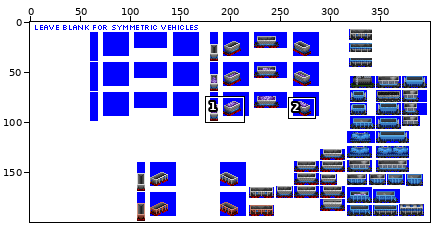
Edited in one commit: sprite sheet (src/graphics/pony/hopper_car_pony_gen_4B.png). The first picture is a wide view before the edit; the outline marks the close-up.
Close-up. Old version:
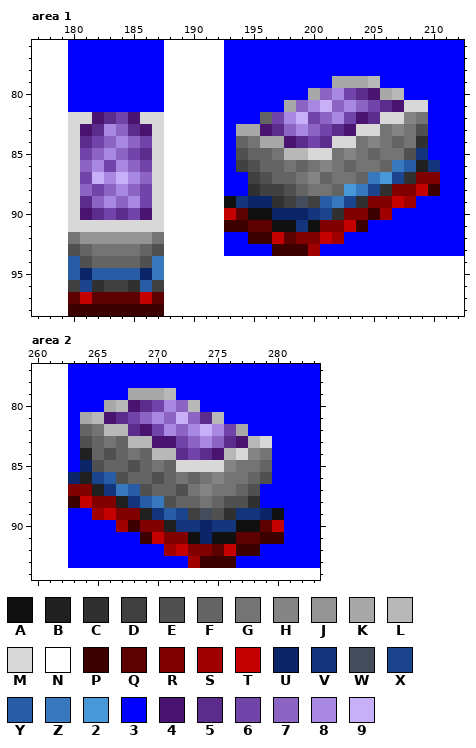
The file is 400x200 pixels. Shown: area 1: x 177..212, y 76..98; area 2: x 260..283, y 77..94. The commit also changed other parts of the picture, which this record leaves out.
Palette (. is transparent): A #101010  B #202020  C #303030  D #404040  E #505050  F #646464  G #747474  H #848484  J #949494  K #a8a8a8  L #b8b8b8  M #d8d8d8  N #ffffff  P #3c0000  Q #5c0000  R #800000  S #a00000  T #c40000  U #0c2468  V #14347c  W #444c5c  X #1c448c  Y #285ca4  Z #3878bc  2 #4898d8  3 #0000ff  4 #481470  5 #5c2c8c  6 #7044a8  7 #8c64c4  8 #a888e0  9 #c8b0f8
Pixels before, area 1, first column x 177:
76 NNN33333333NNNNN33333333333333333333
77 NNN33333333NNNNN33333333333333333333
78 NNN33333333NNNNN33333333333333333333
79 NNN33333333NNNNN333333333KKKL3333333
80 NNN33333333NNNNN3333333K78654KL33333
81 NNN33333333NNNNN33333K789787654MM333
82 NNNMM4564MMNNNNN333F689678645MMHG333
83 NNNM458754MNNNNN3KK45787654MMGHGE333
84 NNNM567876MNNNNN3FGKK4565MMGHGFGC333
85 NNNM678765MNNNNN3EFFGLLMMGHGFGGEV333
86 NNNM786876MNNNNN3DEFFGFGHGFGGFZYBV33
87 NNNM698987MNNNNN33DEFFGHFGGFZ2XCRR33
88 NNNM767876MNNNNN33CDDEFGGF2ZXCRRTP33
89 NNNM578786MNNNNNAVUUCDWDYZXCRRTS3333
90 NNNM456564MNNNNNTQAAUUUVXCRRPS333333
91 NNNMMMMMMMMNNNNNPPQQAAVARRTP33333333
92 NNNGJJJJJJGNNNNN33PPTQRRTS3333333333
93 NNNEFGGGGFENNNNN3333PPPS333333333333
94 NNNYEFFFFEZNNNNNNNNNNNNNNNNNNNNNNNNN
95 NNNYUYYYYUZNNNNNNNNNNNNNNNNNNNNNNNNN
96 NNNDXCDDCYDNNNNNNNNNNNNNNNNNNNNNNNNN
97 NNNQTQQQQTQNNNNNNNNNNNNNNNNNNNNNNNNN
98 NNNPPPPPPPPNNNNNNNNNNNNNNNNNNNNNNNNN
Pixels before, area 2, first column x 260:
77 NNN333333333333333333333
78 NNN333333333333333333333
79 NNN33333KKKL333333333333
80 NNN333KL45687L3333333333
81 NNN3KL456787975L33333333
82 NNN3FGLL546878986K333333
83 NNN3EFGFLL44678754LM3333
84 NNN3BFEFGFLL5654LMHG3333
85 NNN3UEFFEFGFMMMMHGGF3333
86 NNNUBXYEFFEFGFGHGGFE3333
87 NNNRRBVZYEFFEGHGGFE33333
88 NNNPTRRBVYZEFFGFEEC33333
89 NNN33STRRBVYXDWECVVUA333
90 NNN3333SPRRBVVUVVAAQT333
91 NNN333333PTRRAUAAQQPP333
92 NNN33333333STRRQTPP33333
93 NNN3333333333SPPP3333333
94 NNNNNNNNNNNNNNNNNNNNNNNN
The result:
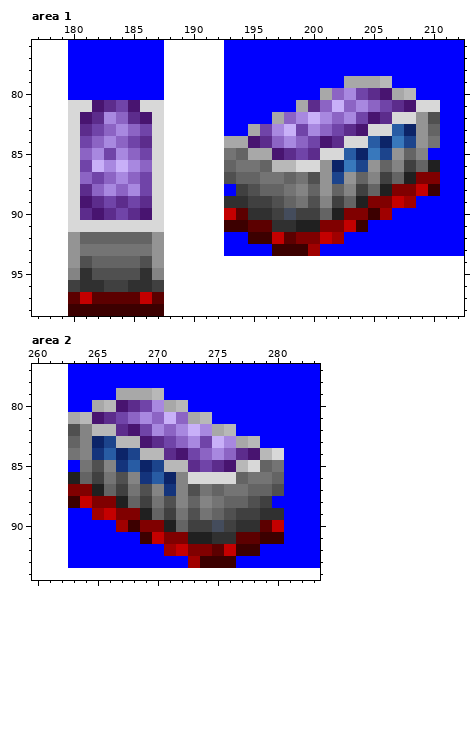
Change:
Changed rows in their new state; - is an unchanged pixel.
Area 1:
first column x 180:
79 ----------------------3--KL----
80 --------------------3K78654KL--
81 MM4564MM----------3K579787654-M
82 -458754---------3K789878645-MJE
83 -567876-------3-689687654-MYUJF
84 -678765------KK45787-45-MYUZXJG
85 -786876------GFKK4565-MYUZXJFH-
86 -698987------FGG-LLMMJUZXJ-HDFB
87 -767876------EFFGG--EJXJ-HDFB--
88 -57878--------DEFFGHFJ-HDFB----
89 -456565------CCDDEFGEHDFB------
90 -54565---------CCDWDDFB--------
91 -----------------CCBB----------
92 JFFFFFFJ-----------------------
93 JG----GJ-----------------------
94 J------J-----------------------
95 HCEEEECH-----------------------
96 -C----C------------------------
Area 2:
first column x 263:
79 ----K--L3---------
80 --KL4568KL3-------
81 KL45678797KL3-----
82 EHL-54687898KL3---
83 FHUXL-45678698K-3-
84 GHVYUXL-54-78754LM
85 -G-HVYUXLL5654LM-G
86 BFDG-HVYUHMMMMFGGF
87 ---FDG-HVHEGF-GFFE
88 -----FDG-H-HGFFED-
89 -------FDGEGFEDDCC
90 ---------FDDWDCC--
91 ----------BBCC----
Where, in picture pixels (left, top, right, bottom), the same in both close-ups:
changed: (224, 76, 440, 232)
changed: (68, 100, 164, 292)
changed: (68, 388, 284, 544)
